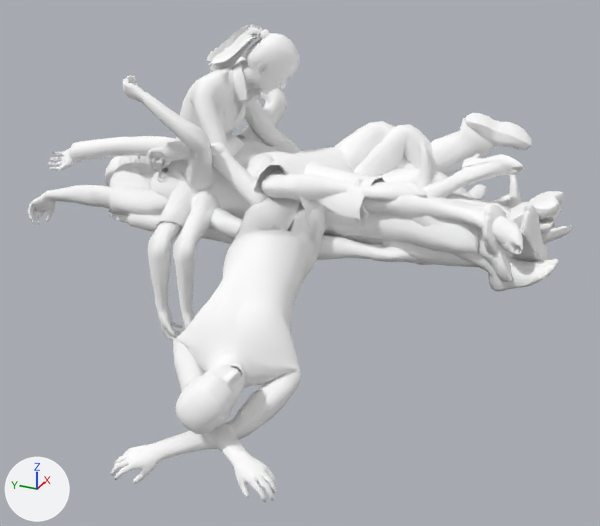
Two versions of the glTF model horror-game/assets/corpses/corpses.glb, one commit apart.
Rendered twice from a 50 mm lens placed at (-3.03, -1.45, 1.38), pointed at (-0.4, -0.27, 0.07). Lighting does not change. The marker at lower left points along +X, +Y and +Z. The first picture is the older version. Vertices at exactly the same position are counted once.

Names of what the first picture shows: 'f002_curled', 'f002_prone', 'f002_slumped', 'm021_dangle', 'm021_halfoff', 'm021_rigor', 'm021_supine', 'm162_dangle', 'm162_prone', 'm162_supine' and 1 more.
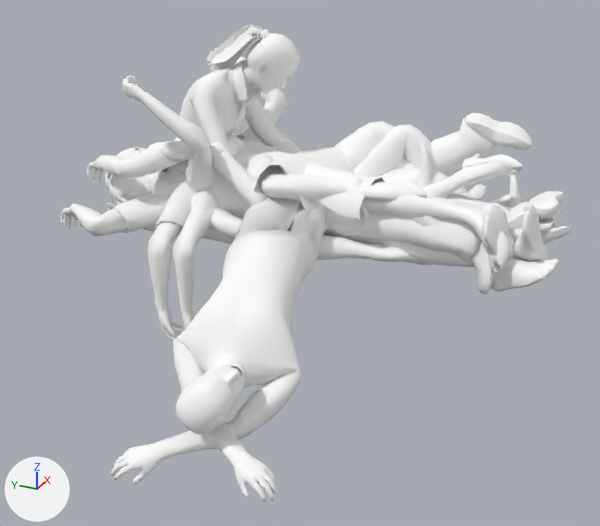
Scene script edits in JSON lines:
```json
{"block": "me_mesh_5", "where": "# used by ob_f002_prone; location = (0.0, 0.0, 0.0)"}
{"op": "remove", "block": "me_mesh_5", "code": "me_mesh_5.from_pydata(...)  # 2948 vertices, 5781 faces; spans x -0.29..0.12, y -1.07..1.02, z -0.07..0.45"}
{"op": "add", "block": "me_mesh_5", "code": "me_mesh_5.from_pydata(...)  # 2948 vertices, 5783 faces; spans x -0.39..0.12, y -1.01..0.84, z -0.07..0.45"}
{"block": "me_mesh_5", "change": "me_mesh_5 part 1: 60 vertices moved from x -0.23..-0.07, y 0.33..0.66, z 0.09..0.41 to x -0.38..-0.07, y 0.33..0.64, z 0.09..0.39; 291 vertices removed from x -0.27..-0.08, y 0.38..1.02, z 0.09..0.4; 285 vertices added at x -0.39..-0.08, y 0.35..0.84, z 0.1..0.39"}
{"block": "me_mesh_5", "change": "me_mesh_5 part 2: 54 vertices moved from x -0.28..-0.04, y -1.06..-0.15, z 0.04..0.3 to x -0.26..-0.04, y -1.0..-0.15, z 0.04..0.31; 97 vertices removed from x -0.27..0.08, y -1.07..-0.14, z 0.01..0.41; 103 vertices added at x -0.26..0.05, y -1.01..-0.06, z 0.01..0.4"}
{"block": "me_mesh_9", "where": "# used by ob_m162_prone; location = (0.0, 0.0, 0.0)"}
{"op": "remove", "block": "me_mesh_9", "code": "me_mesh_9.from_pydata(...)  # 2704 vertices, 5326 faces; spans x -0.34..0.33, y -1.03..1.12, z -0.04..0.54"}
{"op": "add", "block": "me_mesh_9", "code": "me_mesh_9.from_pydata(...)  # 2704 vertices, 5327 faces; spans x -0.49..0.33, y -0.98..0.95, z -0.04..0.54"}
{"block": "me_mesh_9", "change": "me_mesh_9 part 3: 105 vertices moved from x -0.32..0.03, y 0.36..0.94, z 0.05..0.22 to x -0.49..0.03, y 0.34..0.79, z 0.04..0.22; 289 vertices removed from x -0.34..0.1, y 0.4..1.12, z -0.04..0.23; 295 vertices added at x -0.49..0.06, y 0.39..0.95, z -0.04..0.22"}
{"block": "me_mesh_9", "change": "me_mesh_9 part 4: 59 vertices moved from x -0.25..-0.1, y -1.01..-0.84, z 0.06..0.28 to x -0.24..-0.11, y -0.96..-0.83, z 0.0..0.26; 48 vertices removed from x -0.25..-0.1, y -1.03..-0.81, z 0.04..0.28; 46 vertices added at x -0.24..-0.11, y -0.96..-0.81, z -0.03..0.24"}
{"block": "me_mesh_9", "change": "other edits to the shape of me_mesh_9 do not show in these pictures"}
```

Location of each change, [x1, y1, x2, y2] in pixels of the pictures (600 x 526 px; the box of a moved part takes in the faces that stretch with it):
```json
{"object": "m162_prone", "change": "reshaped", "before": [28, 113, 532, 282], "after": [61, 113, 532, 295], "on screen": "7% narrower, 8% taller"}
{"object": "f002_prone", "change": "reshaped", "before": [47, 136, 524, 255], "after": [87, 145, 524, 272], "on screen": "8% narrower, 7% taller"}
{"part": 1, "of": "me_mesh_5", "change": "moved or reshaped", "before": [47, 136, 188, 174], "after": [87, 145, 188, 197]}
{"part": 2, "of": "me_mesh_5", "change": "moved or reshaped", "before": [464, 205, 523, 255], "after": [366, 169, 523, 272]}
{"part": 3, "of": "me_mesh_9", "change": "moved or reshaped", "before": [28, 185, 168, 224], "after": [61, 193, 170, 236]}
{"part": 4, "of": "me_mesh_9", "change": "moved or reshaped", "before": [433, 218, 512, 282], "after": [433, 218, 494, 295]}
```
